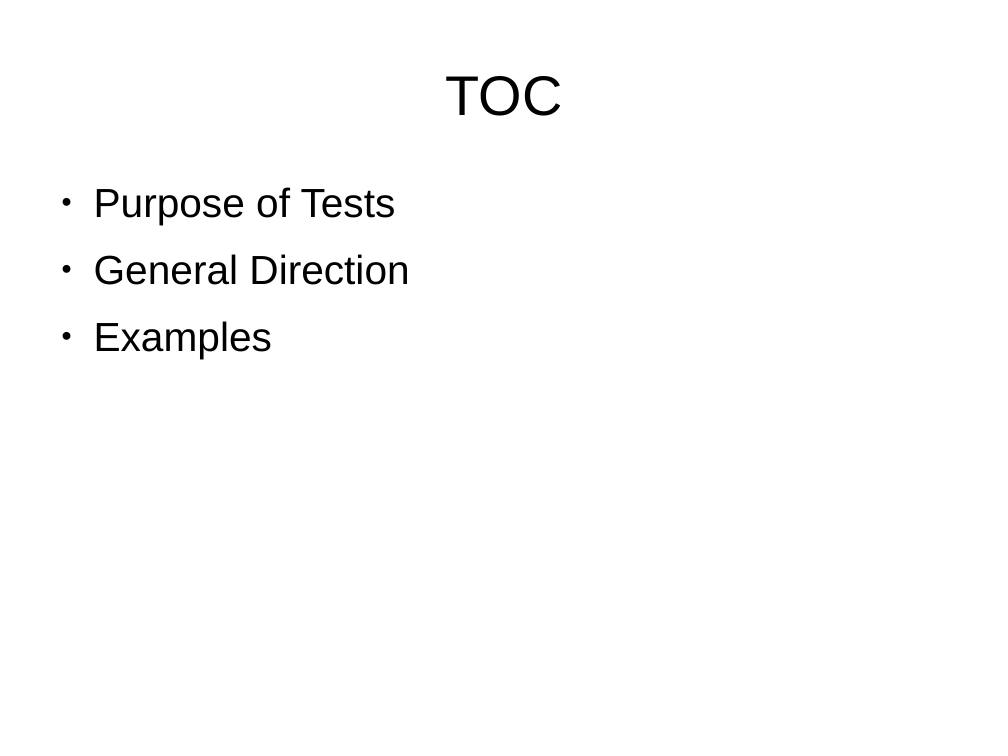
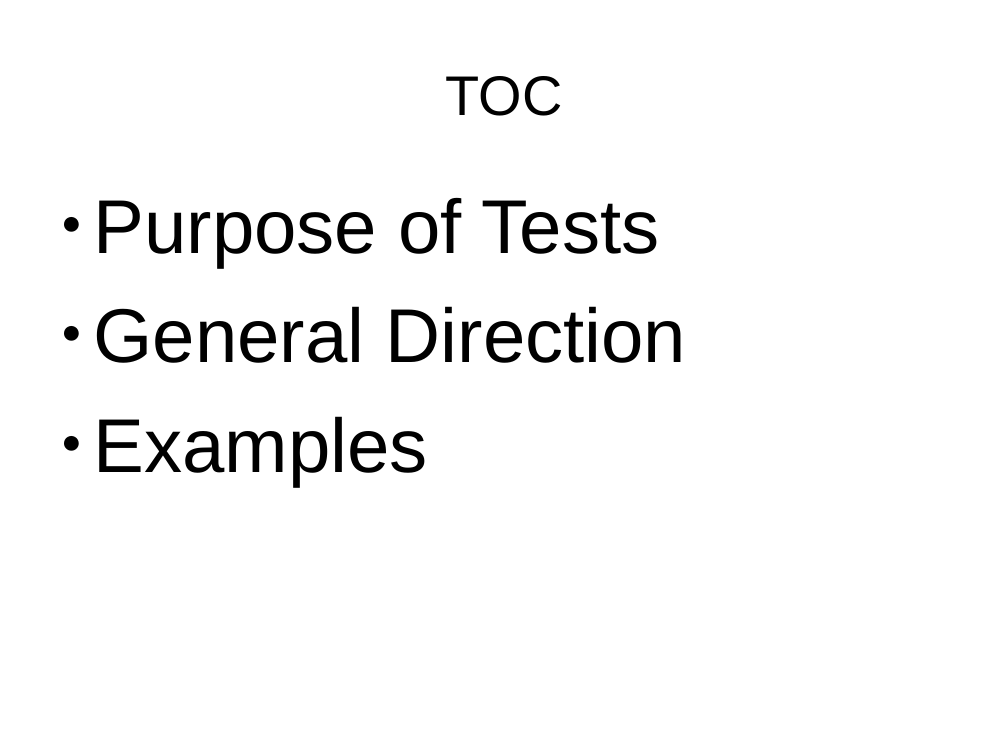
Before and after one commit to wesamhaboush/unittesting-techniques, a slide deck: slide 2 of pres.odp. Drawn at 1008x756 pixels with LibreOffice and Linux fonts; fonts in the diff are those of the drawing. Boxes give left, top, right and bottom in pixels: in the first picture for what was removed or moved away, otherwise in the second. Text is boxed around its words. In the diff, an @@ line names an element or a change of style, - is before the commit and + after.

```diff
--- a/pres.odp
+++ b/pres.odp
@@ text "Purpose of Tests" at (94,198,687,486): size 32 to 60 pt @@
```
Also in this commit, not shown: 1 other slide changed, 11 slides added, 1 other file.
